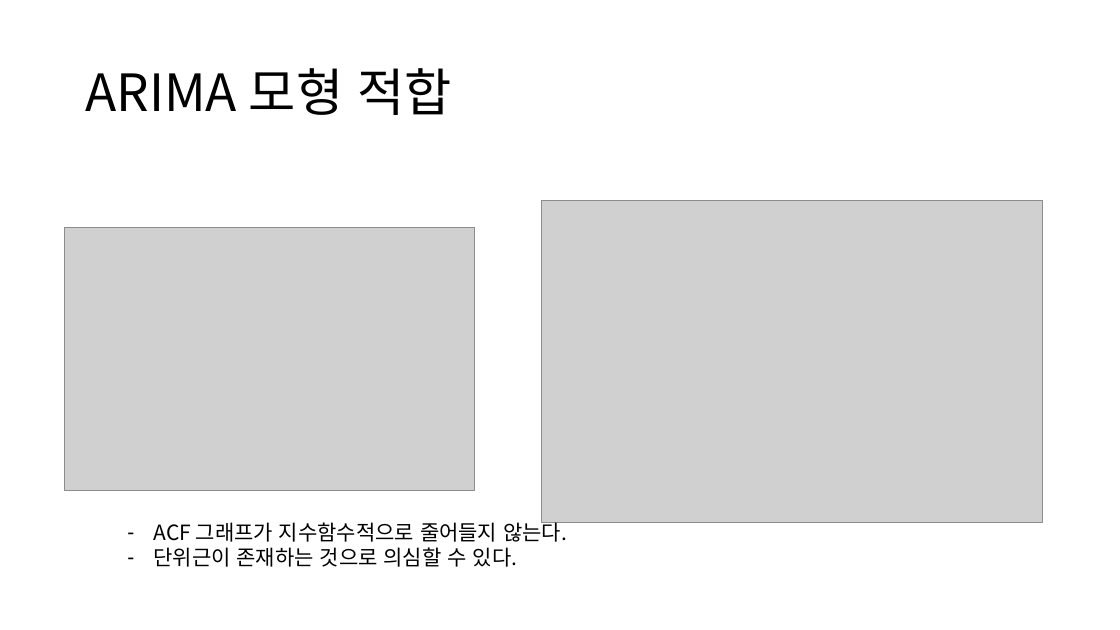
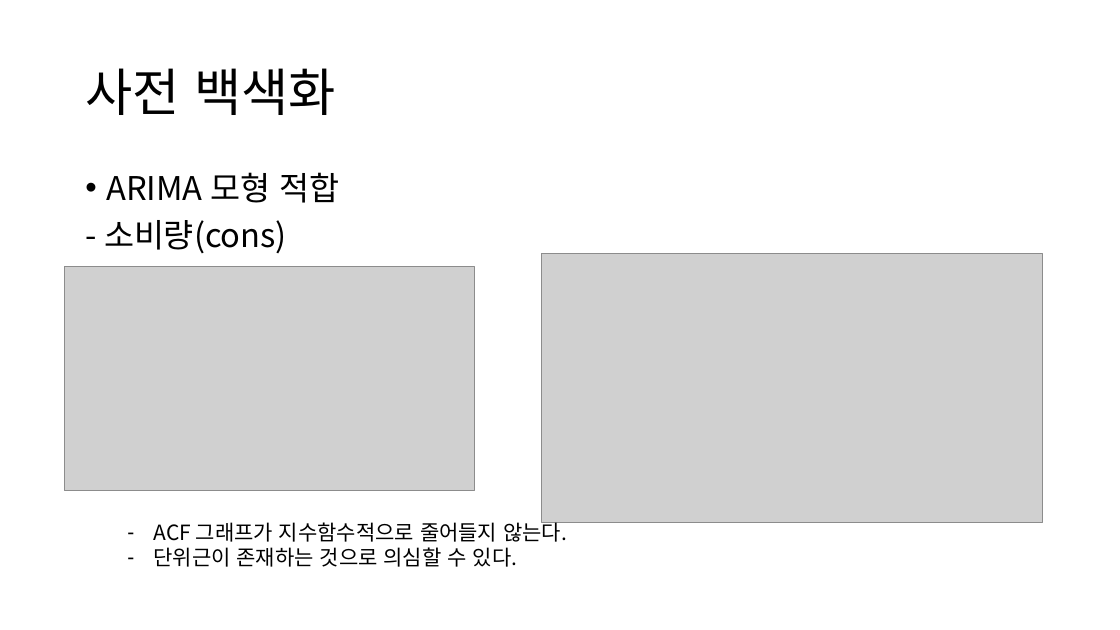
Before and after one commit to neverland251/MainProject, a slide deck: slide 7 of Project/DataMining/ARIMAX_Project/아이스크림 판매량 예측/아이스크림을 왜 먹을까.pptx. Drawn at 1120x630 pixels with LibreOffice and Linux fonts; fonts in the diff are those of the drawing; grey boxes stand for pictures. Boxes give left, top, right and bottom in pixels: in the first picture for what was removed or moved away, otherwise in the second. Text is boxed around its words. In the diff, an @@ line names an element or a change of style, - is before the commit and + after.

Commit message:
update ARIMAX

```diff
--- a/Project/DataMining/ARIMAX_Project/아이스크림 판매량 예측/아이스크림을 왜 먹을까.pptx
+++ b/Project/DataMining/ARIMAX_Project/아이스크림 판매량 예측/아이스크림을 왜 먹을까.pptx
@@ title at [85,68,336,115]: text changed @@
-ARIMA 모형 적합
+사전 백색화
@@ text added at [104,172,339,253], 28 pt, text #000000 @@
+• ARIMA 모형 적합
+- 소비량(cons)
@@ picture: place and size @@
-picture at [65,228,475,492]
+picture at [65,267,475,492]
@@ picture: place and size @@
-picture at [542,201,1043,523]
+picture at [542,254,1043,523]
```
Also in this commit, not shown: 16 other slides changed, 1 other file.
